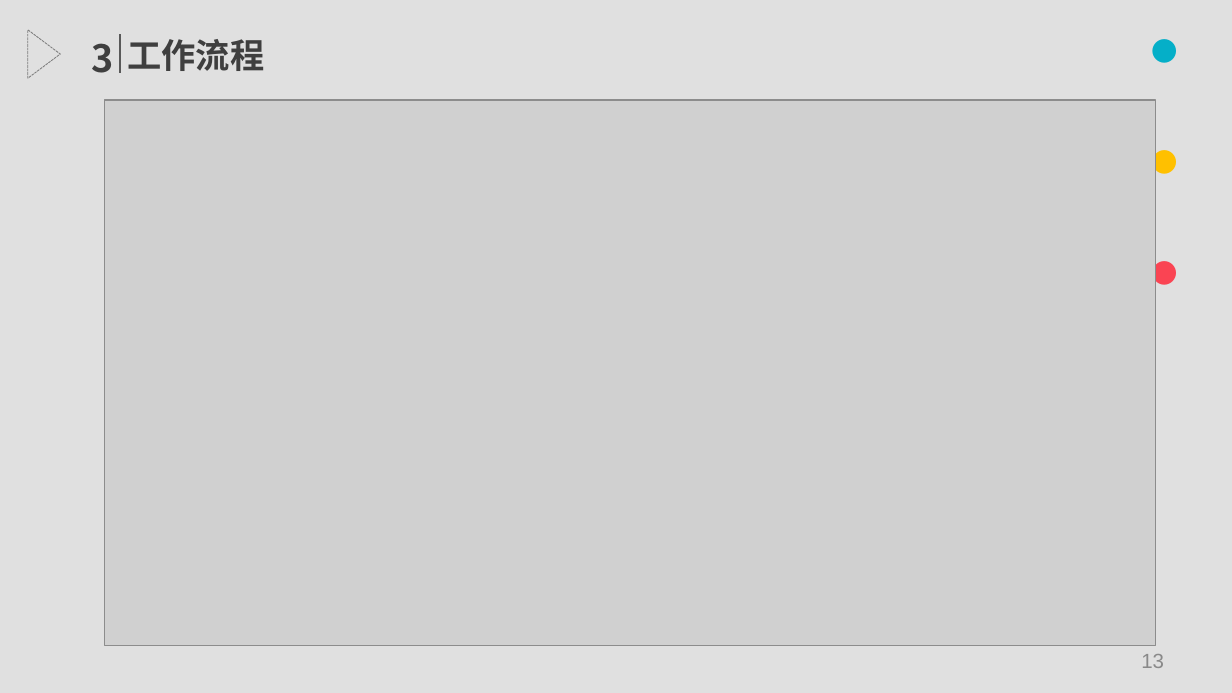
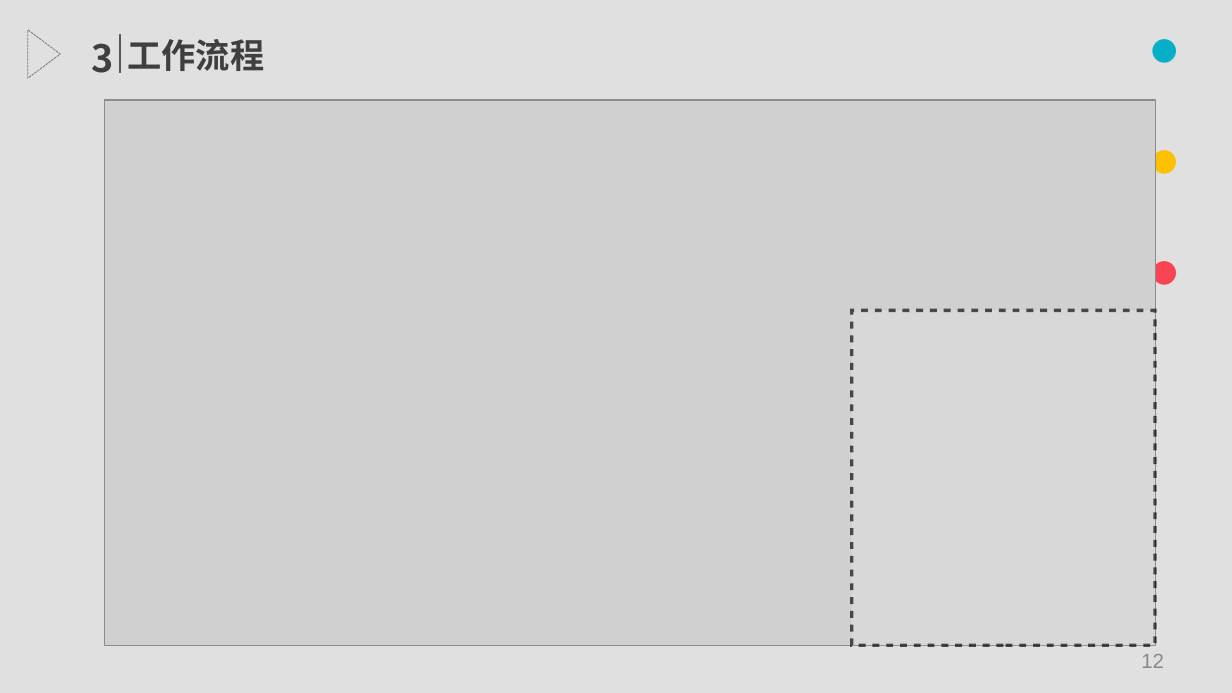
Before and after one commit to Linyu1Bai/ThuEE, a slide deck: slide 12 of Graduation/开题报告.pptx (slide 13 before the commit). Drawn at 1232x693 pixels with LibreOffice and Linux fonts; fonts in the diff are those of the drawing; grey boxes stand for pictures. Boxes give left, top, right and bottom in pixels: in the first picture for what was removed or moved away, otherwise in the second. Text is boxed around its words. In the diff, an @@ line names an element or a change of style, - is before the commit and + after.

```diff
--- a/Graduation/开题报告.pptx
+++ b/Graduation/开题报告.pptx
@@ rectangle added at bbox=[851, 310, 1154, 646], fill #DDDDDD at 66% opacity, outline #000000 2 pt @@
@@ page number at bbox=[1141, 654, 1164, 668]: text changed @@
-13
+12
```
Also in this commit, not shown: 3 other slides changed, 3 slides added, 4 slides removed, 1 other file.
